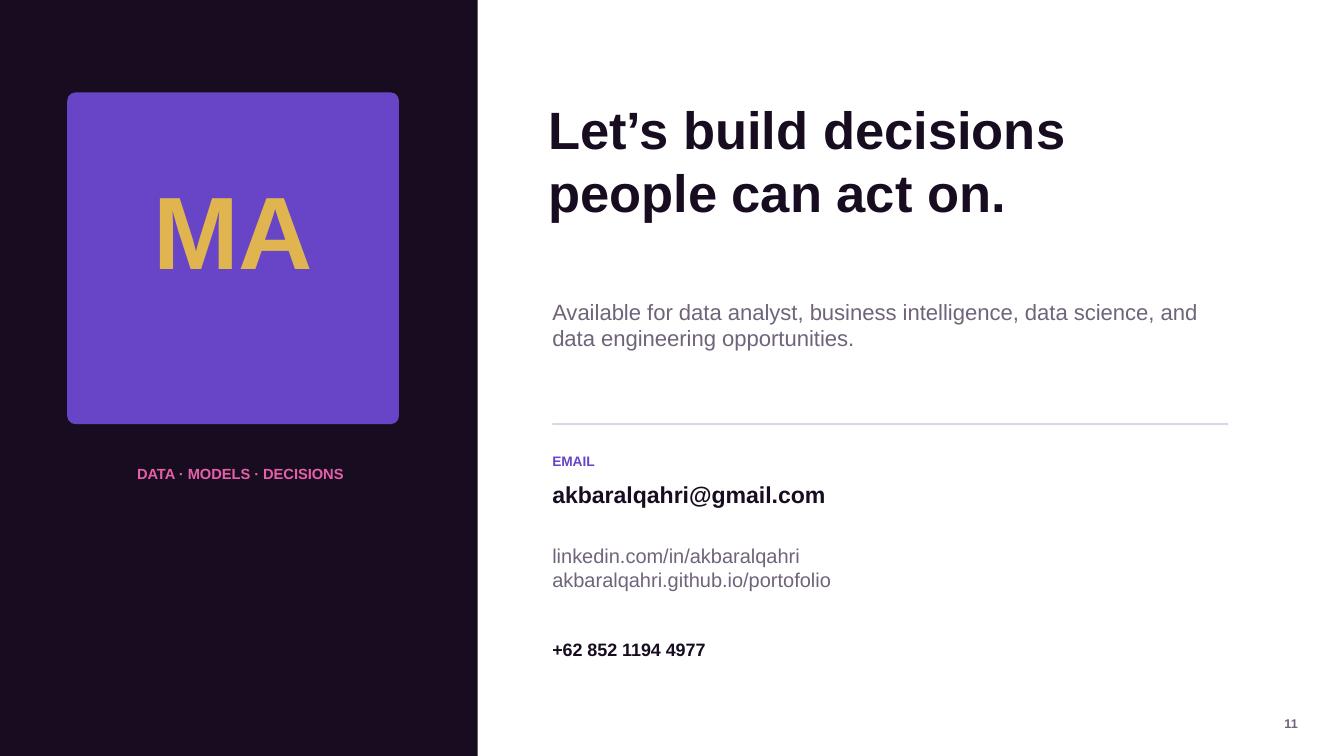
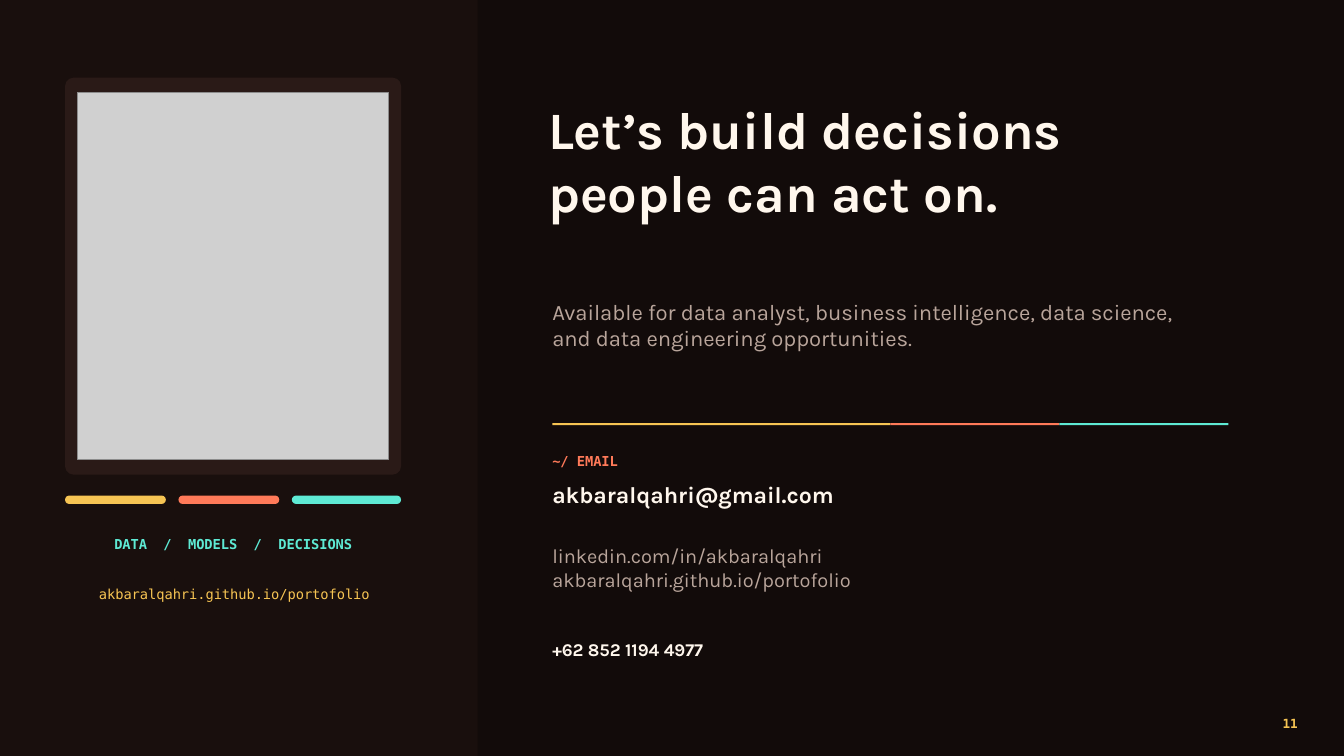
Before and after one commit to akbaralqahri/portofolio, a slide deck: slide 11 of outputs/Muhammad_Ali_Akbar_Al-Qahri_Portfolio.pptx. Drawn at 1344x756 pixels with LibreOffice and Linux fonts; fonts in the diff are those of the drawing; grey boxes stand for pictures. Boxes give left, top, right and bottom in pixels: in the first picture for what was removed or moved away, otherwise in the second. Text is boxed around its words. In the diff, an @@ line names an element or a change of style, - is before the commit and + after.

```diff
--- a/outputs/Muhammad_Ali_Akbar_Al-Qahri_Portfolio.pptx
+++ b/outputs/Muhammad_Ali_Akbar_Al-Qahri_Portfolio.pptx
@@ rectangle at [0,0,478,756]: fill #180D20 to #190F0D @@
@@ rectangle added at [0,0,1344,756], fill #120B0A @@
@@ rectangle added at [0,0,4,252], fill #F6C453 @@
@@ rounded rectangle: place and size @@
-rounded rectangle at [68,93,399,424]
+rounded rectangle at [66,78,401,475]
@@ rounded rectangle at [66,78,401,475]: fill #6845C6 to #2A1A17 @@
@@ picture added at [78,93,388,461] @@
@@ text removed at [153,198,313,269] @@
-MA
@@ rectangle added at [0,252,4,504], fill #FF7A59 @@
@@ text "Available for data analyst, business ..." at [552,305,1172,352]: font Arial to Karla, text colour #70647A to #B9A59B @@
@@ rectangle removed at [553,423,1229,425] @@
@@ rectangle added at [553,423,890,425], fill #F6C453 @@
@@ rectangle added at [890,423,1060,425], fill #FF7A59 @@
@@ rectangle added at [1060,423,1229,425], fill #5EEAD4 @@
@@ text at [577,456,618,466]: text changed; font Arial to DejaVu Sans Mono; text colour #6845C6 to #FF7A59 @@
-EMAIL
+~/ EMAIL
@@ rectangle added at [0,504,4,756], fill #5EEAD4 @@
@@ rounded rectangle added at [66,496,166,504], fill #F6C453 @@
@@ rounded rectangle added at [178,496,279,504], fill #FF7A59 @@
@@ rounded rectangle added at [292,496,401,504], fill #5EEAD4 @@
@@ text at [114,539,352,549]: text changed; size 10.5 to 9.8 pt; font Arial to DejaVu Sans Mono; text colour #E65FA8 to #5EEAD4 @@
-DATA · MODELS · DECISIONS
+DATA / MODELS / DECISIONS
@@ text "linkedin.com/in/akbaralqahri akbaralqahri.github.io/portofol ..." at [552,548,850,592]: font Arial to Karla, text colour #70647A to #B9A59B @@
@@ text added at [99,588,370,602], 9.8 pt, text #F6C453 @@
+akbaralqahri.github.io/portofolio
@@ font Arial to Karla, text colour #180D20 to #FFF7ED in 3 elements at [548,111,1062,224], [552,486,833,509], [552,644,703,657] @@
@@ text "11" at [1283,718,1298,728]: font Arial to DejaVu Sans Mono, text colour #70647A to #F6C453 @@
```
Also in this commit, not shown: 10 other slides changed, 4 other files.
